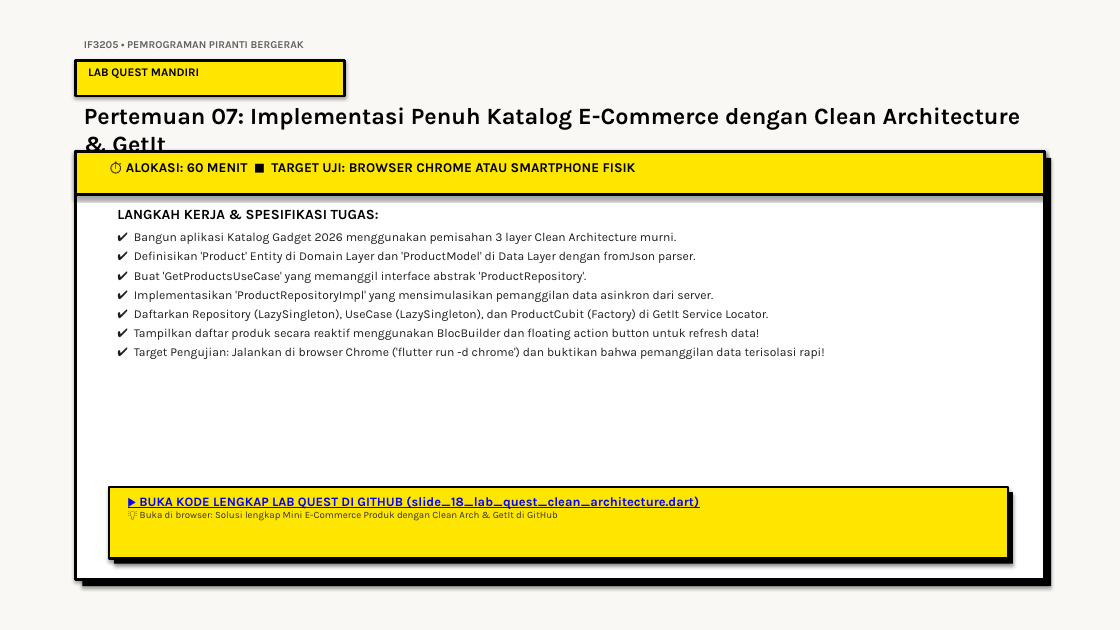
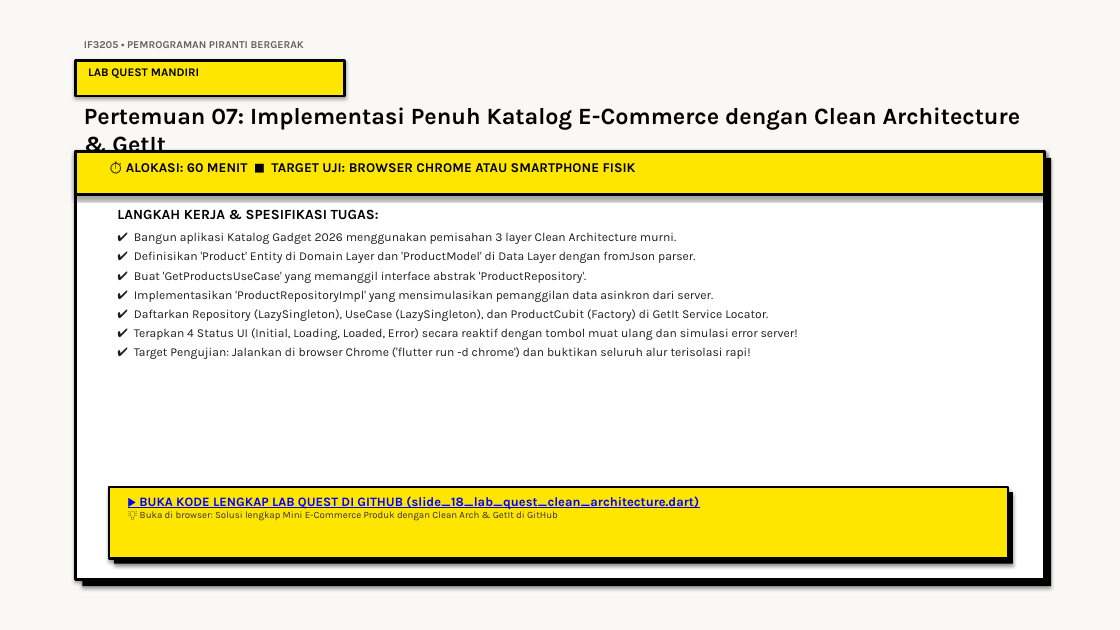
Before and after one commit to antonprafanto/mobile2026, a slide deck: slide 18 of 03_slide_presentasi/PERTEMUAN_07_Clean_Architecture_dan_Design_Pattern.pptx. Drawn at 1120x630 pixels with LibreOffice and Linux fonts; fonts in the diff are those of the drawing. Boxes give left, top, right and bottom in pixels: in the first picture for what was removed or moved away, otherwise in the second. Text is boxed around its words. In the diff, an @@ line names an element or a change of style, - is before the commit and + after.

Commit message:
chore(p07): perkuat penanganan galat 4-status UI dan data source ganda pada pertemuan 07

```diff
--- a/03_slide_presentasi/PERTEMUAN_07_Clean_Architecture_dan_Design_Pattern.pptx
+++ b/03_slide_presentasi/PERTEMUAN_07_Clean_Architecture_dan_Design_Pattern.pptx
@@ text at box(134, 328, 798, 359): text changed @@
-✔ Tampilkan daftar produk secara reaktif menggunakan BlocBuilder dan floating action button untuk refresh data!
-✔ Target Pengujian: Jalankan di browser Chrome ('flutter run -d chrome') dan buktikan bahwa pemanggilan data terisolasi rapi!
+✔ Terapkan 4 Status UI (Initial, Loading, Loaded, Error) secara reaktif dengan tombol muat ulang dan simulasi error server!
+✔ Target Pengujian: Jalankan di browser Chrome ('flutter run -d chrome') dan buktikan seluruh alur terisolasi rapi!
```
Also in this commit, not shown: 4 other files.
